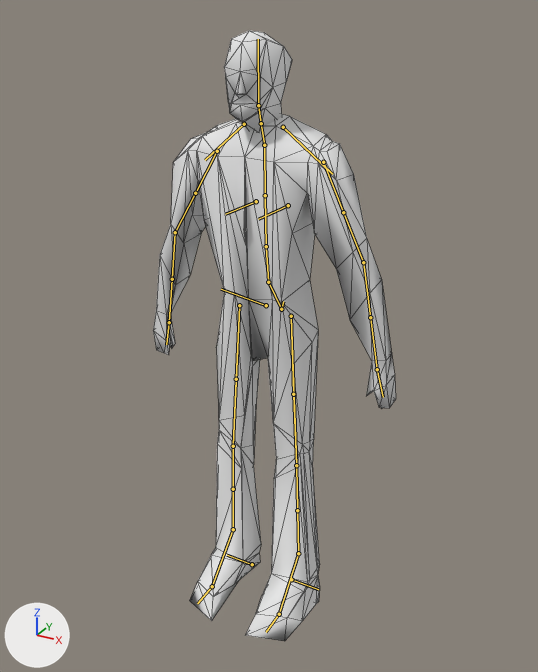
Before and after pictures for a commit that changed the Blender file ast/models/characters/man.blend.
Both versions are drawn from a camera (50 mm lens) standing at (0.756, -1.342, 1.384) and looking at (0.061, -0.08, 0.753). Every picture has the same lights, and +X, +Y and +Z are marked at lower left. The older version comes first. The bones that change, and the others that lie on the model, are drawn over the model as lines. Mesh edges are drawn as thin lines.

The first picture shows 'human'.
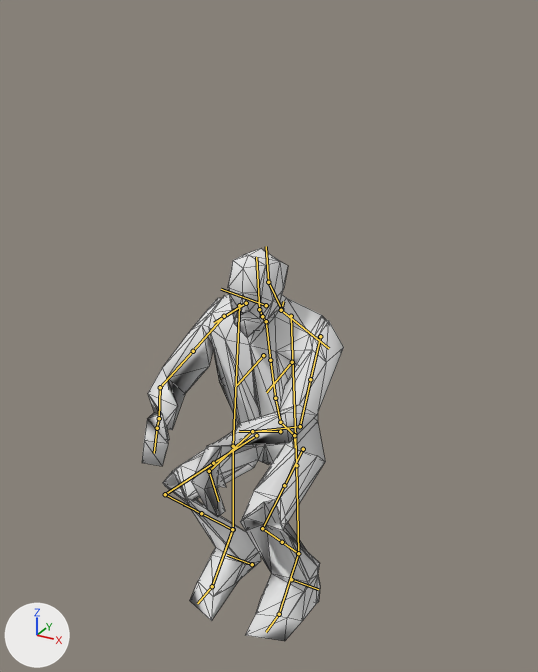
The newer file adds an action. The first version stands in its rest pose; the second is drawn at frame 1 of the action 'rigAction.004'.

Location of each change, [x1, y1, x2, y2] in pixels of the pictures (538 x 672 px):
'human', posed (17% narrower, 36% shorter): before [153, 30, 396, 641]; after [142, 248, 344, 641]

The change in detail:
Bone 'torso' (bone_torso) moves from (0.0, 0.0, 0.0) to (-0.001, 0.07, -0.38).
Bone 'torso' (bone_torso) turns from (0, 0, 0) to (11, 0, 0) degrees about its own x, y and z.
Bone 'shin_tweak.L' (bone_shin_tweak_l) moves from (0.0, 0.0, 0.0) to (-0.143, -0.026, 0.159).
Bone 'shin_tweak.R' (bone_shin_tweak_r) moves from (0.0, 0.0, 0.0) to (0.143, -0.026, 0.159).
Bone 'head' (bone_head) moves from (0.0, 0.0, 0.0) to (0.012, -0.023, 0.016).
Bone 'head' (bone_head) turns from (0, 0, 0) to (-7, 2, 1) degrees about its own x, y and z.
Bone 'hand_tweak.L' (bone_hand_tweak_l) moves from (0.0, 0.0, 0.0) to (-0.451, -0.011, -0.02).
Bone 'hand_tweak.L' (bone_hand_tweak_l) turns from (0, 0, 0) to (0, 115, 0) degrees about its own x, y and z.
Bone 'forearm_tweak.L' (bone_forearm_tweak_l) moves from (0.0, 0.0, 0.0) to (-0.199, 0.158, 0.013).
Bone 'forearm_tweak.L.001' (bone_forearm_tweak_l_001) moves from (0.0, 0.0, 0.0) to (-0.018, -0.008, -0.026).
Bone 'forearm_tweak.L.001' (bone_forearm_tweak_l_001) turns from (0, 0, 0) to (0, -24, 0) degrees about its own x, y and z.
Bone 'upper_arm_ik.L' (bone_upper_arm_ik_l) turns from (0, 0, 0) to (0, 17, 0) degrees about its own x, y and z.
Bone 'hand_tweak.R' (bone_hand_tweak_r) moves from (0.0, 0.0, 0.0) to (0.443, -0.054, 0.07).
Bone 'hand_tweak.R' (bone_hand_tweak_r) turns from (0, 0, 0) to (0, -115, 0) degrees about its own x, y and z.
Bone 'forearm_tweak.R' (bone_forearm_tweak_r) moves from (0.0, 0.0, 0.0) to (0.199, 0.158, 0.013).
Bone 'forearm_tweak.R.001' (bone_forearm_tweak_r_001) moves from (0.0, 0.0, 0.0) to (-0.014, -0.025, 0.033).
Bone 'forearm_tweak.R.001' (bone_forearm_tweak_r_001) turns from (0, 0, 0) to (0, 24, 0) degrees about its own x, y and z.
Bone 'upper_arm_ik.R' (bone_upper_arm_ik_r) turns from (0, 0, 0) to (0, -17, 0) degrees about its own x, y and z.
